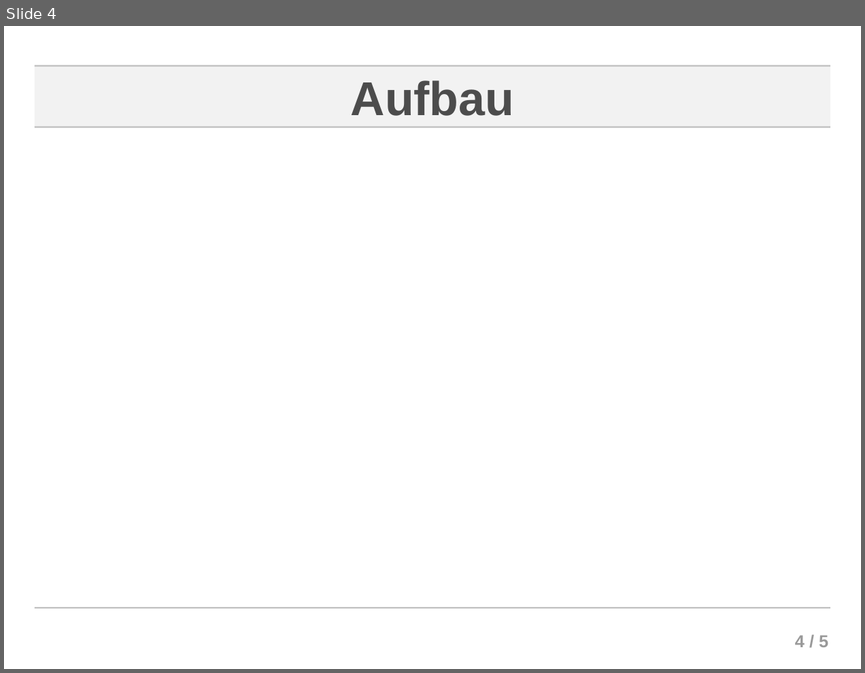
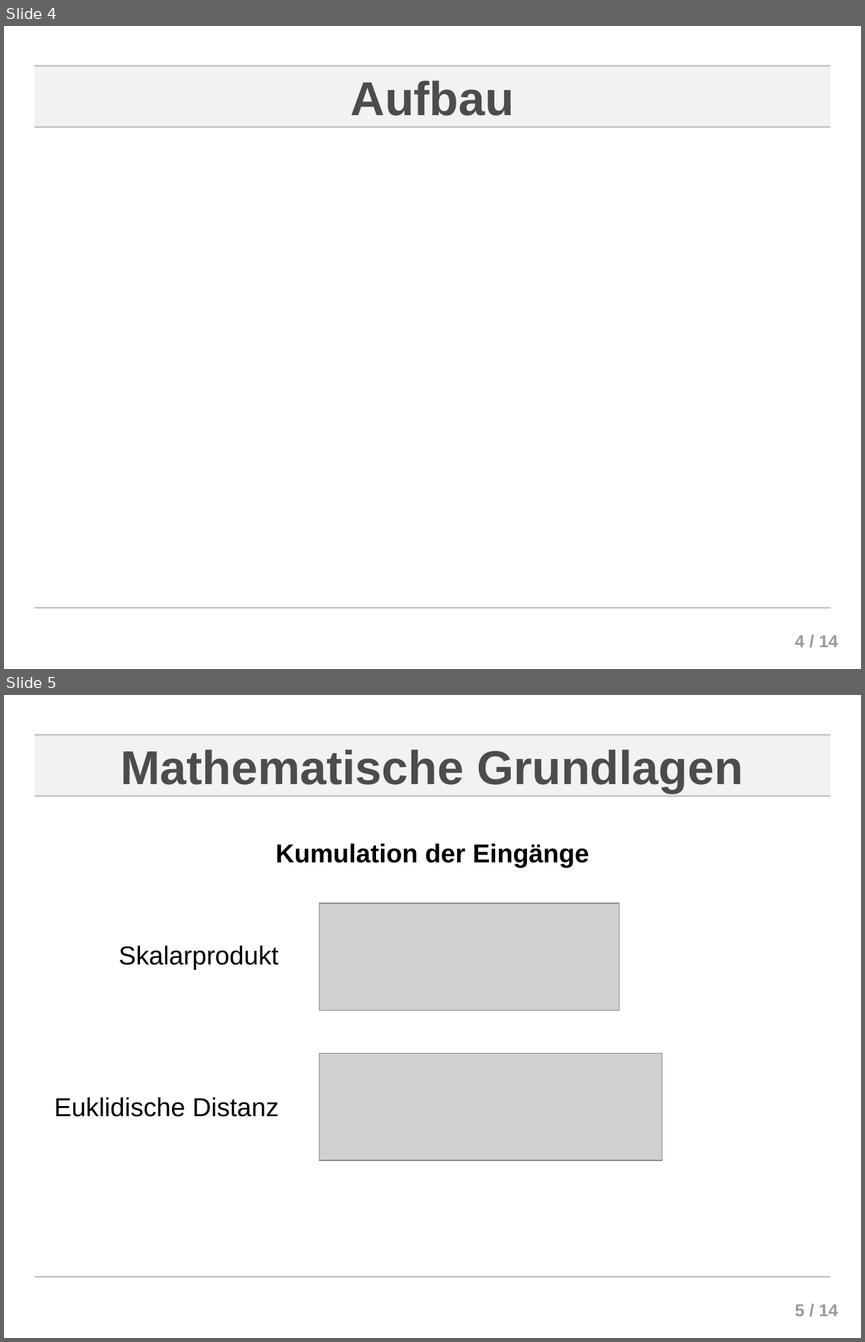
Before and after one commit to ChornHulio/Neuronale-Netze-Seminar, a slide deck: presentation/presentation.odp. Shown one above the other, each under a label of ours: slide 4 before the commit, slides 4 and 5 after it. The pictures are 865x673 and 865x1342 pixels, drawn with LibreOffice and Linux fonts; fonts in the diff are those of the drawing; grey boxes stand for pictures; background and template pictures are left out. Boxes give left, top, right and bottom in pixels: in the first picture for what was removed or moved away, otherwise in the second. Text is boxed around its words. In the diff, an @@ line names an element or a change of style, - is before the commit and + after.

```diff
--- a/presentation/presentation.odp
+++ b/presentation/presentation.odp
@@ slide 5 added at <box>4,695,861,1338</box>, background #FFFFFF; not listed: 5 template elements that a slide beside it also shows @@
@@ title added at <box>121,749,742,793</box>, 44 pt, text #4C4C4C, bold @@
+Mathematische Grundlagen
@@ text added at <box>275,843,589,868</box>, 24 pt, text #000000, bold @@
+Kumulation der Eingänge
@@ picture added at <box>320,903,620,1011</box> @@
@@ text added at <box>119,945,279,970</box>, 24 pt, text #000000 @@
+Skalarprodukt
@@ picture added at <box>320,1053,662,1161</box> @@
@@ text added at <box>54,1097,279,1117</box>, 24 pt, text #000000 @@
+Euklidische Distanz
@@ page number at <box>795,635,838,647</box>: text changed @@
-4 / 5
+4 / 14
```
Also in this commit, not shown: 9 other slides added, 1 slide removed.
